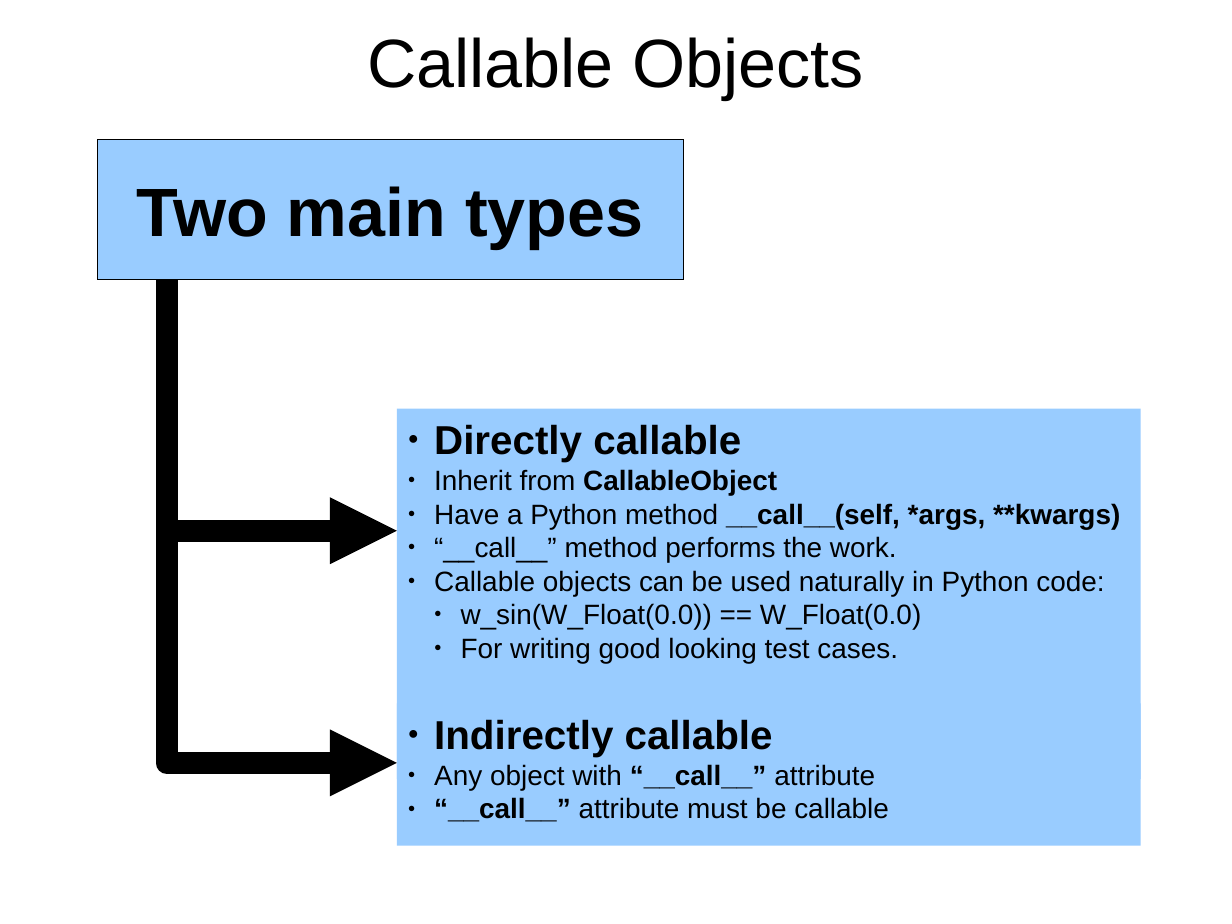
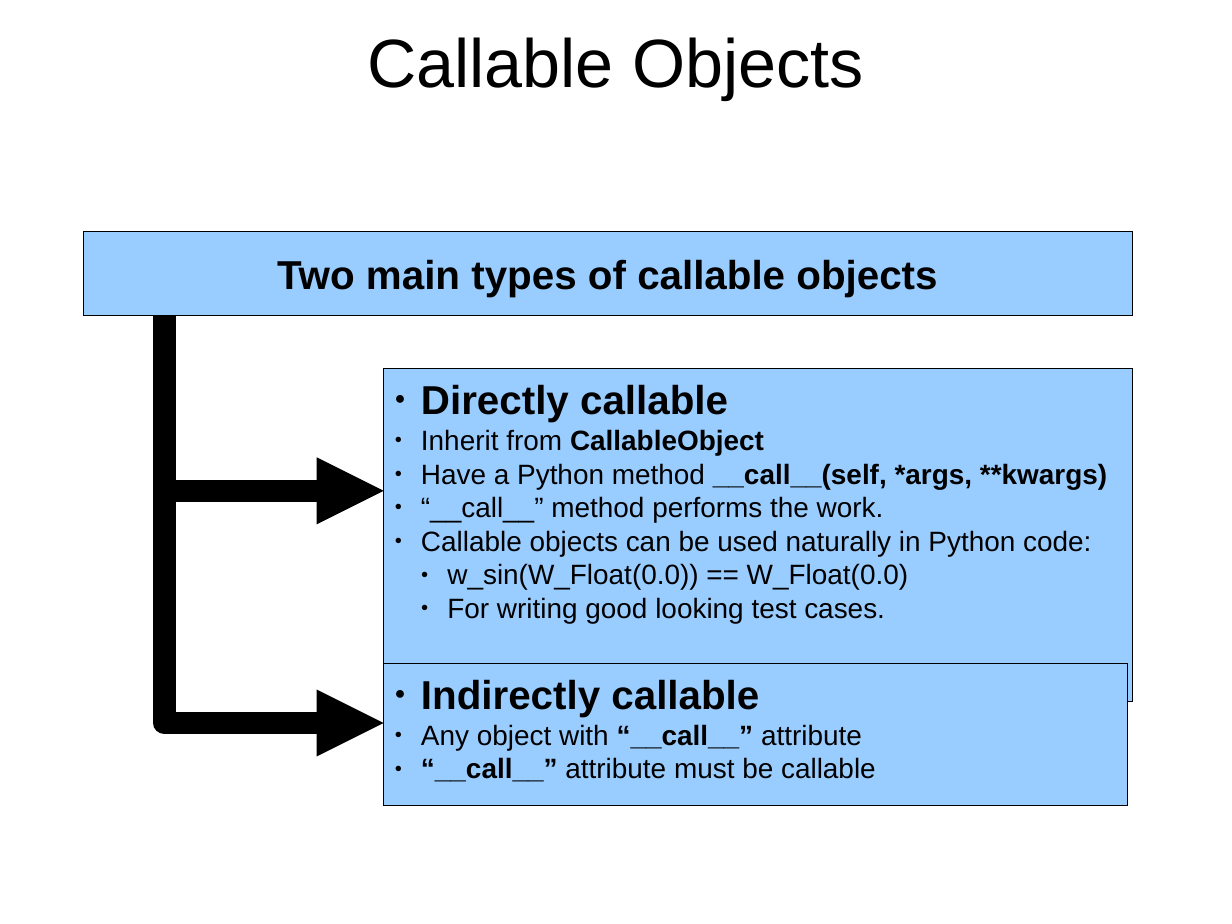
Before and after one commit to eike-welk/freeode, a slide deck: slide 10 of freeode_py/SIML Compiler Outline.odp (slide 9 before the commit). Drawn at 1232x924 pixels with LibreOffice and Linux fonts; fonts in the diff are those of the drawing. Boxes give left, top, right and bottom in pixels: in the first picture for what was removed or moved away, otherwise in the second. Text is boxed around its words. In the diff, an @@ line names an element or a change of style, - is before the commit and + after.

```diff
--- a/freeode_py/SIML Compiler Outline.odp
+++ b/freeode_py/SIML Compiler Outline.odp
@@ rectangle: place and size @@
-rectangle at (97,140,237,279)
+rectangle at (84,231,245,315)
@@ rectangle "Two main types of callable ...": place and size @@
-rectangle "Two main types of callable ..." at (97,140,684,279)
+rectangle "Two main types of callable ..." at (84,231,1133,315)
@@ text in rectangle at (277,259,937,297): text changed; size 44 to 26 pt @@
-Two main types
+Two main types of callable objects
@@ elbow arrow moved from (167, 279) - (397, 764) to (164, 315) - (383, 723) @@
@@ elbow arrow moved from (167, 279) - (397, 531) to (164, 315) - (383, 491) @@
@@ rectangle "Directly callable" at (383,369,1133,701): outline none to #000000 0 pt @@
@@ rectangle "Directly callable": place and size @@
-rectangle "Directly callable" at (397,409,1141,779)
+rectangle "Directly callable" at (383,369,1133,701)
@@ rectangle "Indirectly callable": place and size @@
-rectangle "Indirectly callable" at (397,703,1141,845)
+rectangle "Indirectly callable" at (383,664,1128,806)
@@ rectangle "Indirectly callable" at (383,664,1128,806): outline none to #000000 0 pt @@
```
Also in this commit, not shown: 4 other slides changed, 2 slides added, 4 other files.
